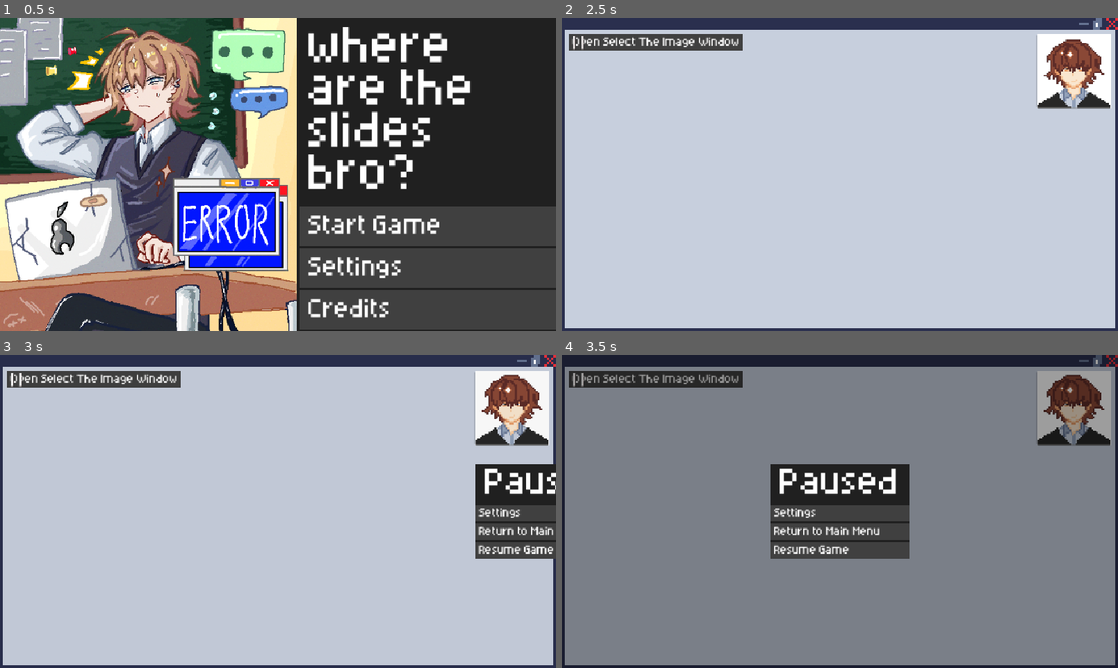
Above: before the commit, frames 1-4 (two rows, left to right).
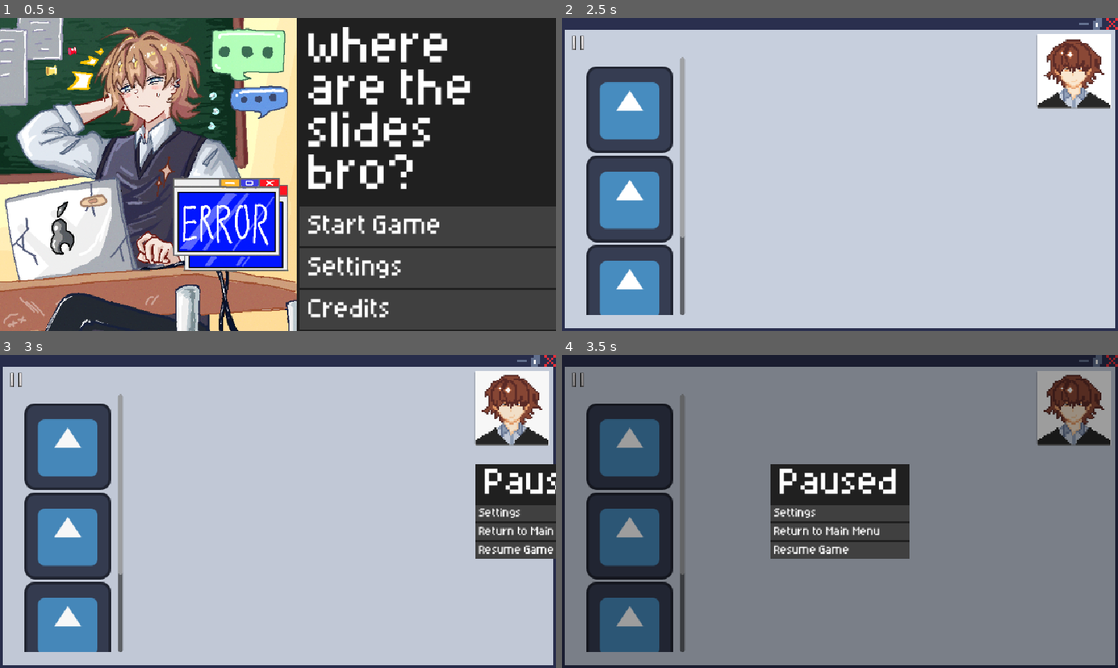
Above: after the commit, the same moments.

Repository: Kageblox/where-are-the-slides-bro
Game: Godot game, scene res://scenes/root_scenes/main_menu_scene.tscn
Same seed, same stepped clock (60 frames per second), same inputs: the game is played once before the commit and once after it. The engine's default icon, where the game draws it, is replaced by a stand-in: a white triangle on a blue panel in a dark square.
Inputs (mouse positions are in pixels of both pictures, inside the frame that each line leads up to):
- Up to frame 1 (0.5 s): no input
- Up to frame 2 (2.5 s): tap Enter at 0.5 s; move the mouse to (990, 224) at 0.52 s; tap Backspace at 0.6, 1.35, 2.1 s; click (990, 224) at 0.67 s; move the mouse to (990, 268) at 1.27 s; click (990, 268) at 1.42 s; move the mouse to (667, 49) at 2.02 s; click (667, 49) at 2.17 s
- Up to frame 3 (3 s): tap Space at 2.75 s; move the mouse to (16, 380) at 2.77 s; tap Backspace at 2.85 s; click (16, 380) at 2.92 s
- Up to frame 4 (3.5 s): no input

Frame 1 is identical in both runs. In frame 2, 14% of the frame differs, in the area x 1-33%, y 5-95%; in frame 3, 14%; in frame 4, 14%.

Commit message:
bs

Diff:
--- a/resources/tweens/button/button_pressed_tween_collection.tres
+++ b/resources/tweens/button/button_pressed_tween_collection.tres
@@ -17,8 +17,8 @@
 [sub_resource type="Resource" id="Resource_p2yjp"]
 script = ExtResource("2_3sqdf")
 property = "modulate"
-initial_val = Color(1.353256, 1.353256, 1.353256, 1)
-final_val = Color(1, 1, 1, 1)
+initial_val = Color(1, 1, 1, 1)
+final_val = Color(1.353256, 1.353256, 1.353256, 1)
 ignore_time_scale = true
 transition = 1
 ease = 1
--- a/scenes/globals/scene_manager.tscn
+++ b/scenes/globals/scene_manager.tscn
@@ -7,11 +7,11 @@
 [node name="SceneManager" type="Node" unique_id=1518897256]
 script = ExtResource("1_oo7j1")
 
-[node name="PauseButton_Pausable" type="CanvasLayer" parent="." unique_id=1011509227]
+[node name="Pause" type="CanvasLayer" parent="." unique_id=1011509227]
 process_mode = 1
 layer = 25
 
-[node name="PauseButton" parent="PauseButton_Pausable" unique_id=596877703 instance=ExtResource("2_uyxjk")]
+[node name="PauseButton" parent="Pause" unique_id=596877703 instance=ExtResource("2_uyxjk")]
 process_mode = 1
 anchors_preset = -1
 anchor_left = 0.013
@@ -22,4 +22,4 @@
 offset_bottom = 32.0
 texture = ExtResource("3_q3nau")
 
-[connection signal="pressed" from="PauseButton_Pausable/PauseButton" to="." method="_on_pause_button_pressed"]
+[connection signal="pressed" from="Pause/PauseButton" to="." method="_on_pause_button_pressed"]
--- a/scenes/prefabs/johann/ui/popups/game/powerpoint_window.tscn
+++ b/scenes/prefabs/johann/ui/popups/game/powerpoint_window.tscn
@@ -8,6 +8,7 @@
 [ext_resource type="Resource" uid="uid://bmkd44jnysda" path="res://resources/tweens/center_fullscreen/center_fullscreen_close.tres" id="6_eid80"]
 [ext_resource type="Texture2D" uid="uid://c8c2rri8c26ku" path="res://images/ui/window/window_frame.png" id="7_h3wdy"]
 [ext_resource type="PackedScene" uid="uid://cnkysvjhscm" path="res://scenes/prefabs/johann/ui/generic/j_label_button.tscn" id="8_eid80"]
+[ext_resource type="PackedScene" uid="uid://bqmmq0q8u4pk" path="res://scenes/prefabs/johann/ui/generic/j_texture_button.tscn" id="9_1iqt4"]
 [ext_resource type="Texture2D" uid="uid://dkncexn3vhqbk" path="res://images/ui/jialing/CalmFace-Sheet.png" id="9_3ufu7"]
 [ext_resource type="Texture2D" uid="uid://b2gykvmxddl87" path="res://images/ui/jialing/StressFace-Sheet.png" id="10_1iqt4"]
 [ext_resource type="Texture2D" uid="uid://dl3xwad6o6x05" path="res://images/ui/jialing/TraumaFace-Sheet.png" id="11_h3wdy"]
@@ -164,14 +165,84 @@
 
 [node name="VBoxContainer" type="VBoxContainer" parent="PanelContainer/Margins/HBoxContainer" unique_id=1192771245]
 layout_mode = 2
+alignment = 2
 
 [node name="OpenSelectTheCorrectImageWindowButton" parent="PanelContainer/Margins/HBoxContainer/VBoxContainer" unique_id=596877703 instance=ExtResource("8_eid80")]
+visible = false
 layout_mode = 2
 text = "Open Select The Image Window"
 
+[node name="NormalEndingButton" parent="PanelContainer/Margins/HBoxContainer/VBoxContainer" unique_id=661877221 instance=ExtResource("8_eid80")]
+visible = false
+layout_mode = 2
+text = "Normal Ending"
+
+[node name="Margins" type="MarginContainer" parent="PanelContainer/Margins/HBoxContainer/VBoxContainer" unique_id=1185184921]
+layout_mode = 2
+size_flags_vertical = 3
+theme_override_constants/margin_left = 15
+theme_override_constants/margin_top = 40
+theme_override_constants/margin_right = 15
+theme_override_constants/margin_bottom = 15
+
+[node name="Scroll" type="ScrollContainer" parent="PanelContainer/Margins/HBoxContainer/VBoxContainer/Margins" unique_id=111192847]
+custom_minimum_size = Vector2(185, 0)
+layout_mode = 2
+size_flags_vertical = 3
+
+[node name="Margins" type="MarginContainer" parent="PanelContainer/Margins/HBoxContainer/VBoxContainer/Margins/Scroll" unique_id=2133339943]
+layout_mode = 2
+theme_override_constants/margin_left = 15
+theme_override_constants/margin_top = 15
+theme_override_constants/margin_right = 15
+theme_override_constants/margin_bottom = 15
+
+[node name="VBoxContainer" type="VBoxContainer" parent="PanelContainer/Margins/HBoxContainer/VBoxContainer/Margins/Scroll/Margins" unique_id=662492040]
+layout_mode = 2
+size_flags_horizontal = 3
+size_flags_vertical = 3
+
+[node name="SlideElement1" parent="PanelContainer/Margins/HBoxContainer/VBoxContainer/Margins/Scroll/Margins/VBoxContainer" unique_id=1056967913 instance=ExtResource("9_1iqt4")]
+custom_minimum_size = Vector2(150, 150)
+custom_maximum_size = Vector2(150, 150)
+layout_mode = 2
+
+[node name="SlideElement2" parent="PanelContainer/Margins/HBoxContainer/VBoxContainer/Margins/Scroll/Margins/VBoxContainer" unique_id=606643699 instance=ExtResource("9_1iqt4")]
+custom_minimum_size = Vector2(150, 150)
+custom_maximum_size = Vector2(150, 150)
+layout_mode = 2
+
+[node name="SlideElement3" parent="PanelContainer/Margins/HBoxContainer/VBoxContainer/Margins/Scroll/Margins/VBoxContainer" unique_id=1514643722 instance=ExtResource("9_1iqt4")]
+custom_minimum_size = Vector2(150, 150)
+custom_maximum_size = Vector2(150, 150)
+layout_mode = 2
+
+[node name="SlideElement4" parent="PanelContainer/Margins/HBoxContainer/VBoxContainer/Margins/Scroll/Margins/VBoxContainer" unique_id=532169326 instance=ExtResource("9_1iqt4")]
+custom_minimum_size = Vector2(150, 150)
+custom_maximum_size = Vector2(150, 150)
+layout_mode = 2
+
 [node name="VBoxContainer2" type="VBoxContainer" parent="PanelContainer/Margins/HBoxContainer" unique_id=891327416]
 layout_mode = 2
 size_flags_horizontal = 3
+
+[node name="SlideEditor" type="Control" parent="PanelContainer/Margins/HBoxContainer/VBoxContainer2" unique_id=241975847]
+layout_mode = 2
+size_flags_vertical = 3
+
+[node name="SpawnPoint" type="Control" parent="PanelContainer/Margins/HBoxContainer/VBoxContainer2/SlideEditor" unique_id=743688536]
+layout_mode = 1
+anchors_preset = 8
+anchor_left = 0.5
+anchor_top = 0.5
+anchor_right = 0.5
+anchor_bottom = 0.5
+offset_left = -20.0
+offset_top = -20.0
+offset_right = 20.0
+offset_bottom = 20.0
+grow_horizontal = 2
+grow_vertical = 2
 
 [node name="VBoxContainer3" type="VBoxContainer" parent="PanelContainer/Margins/HBoxContainer" unique_id=2094463807]
 layout_mode = 2
@@ -202,3 +273,4 @@
 frame_progress = 0.25917357
 
 [connection signal="pressed" from="PanelContainer/Margins/HBoxContainer/VBoxContainer/OpenSelectTheCorrectImageWindowButton" to="." method="_on_open_select_the_correct_image_window_button_pressed"]
+[connection signal="pressed" from="PanelContainer/Margins/HBoxContainer/VBoxContainer/NormalEndingButton" to="." method="_on_normal_ending_button_pressed"]
--- /dev/null
+++ b/scenes/root_scenes/normal_ending_scene.tscn
@@ -0,0 +1,90 @@
+[gd_scene format=3 uid="uid://bq8r5rjqpwcto"]
+
+[ext_resource type="Script" uid="uid://cnlqxxardynp6" path="res://scripts/johann/root_scene/normal_ending_scene.gd" id="1_7ljwq"]
+[ext_resource type="Texture2D" uid="uid://ck1d7oyr4f8ai" path="res://images/cutscenes/normal_ending/1.png" id="2_7ljwq"]
+[ext_resource type="PackedScene" uid="uid://bqmmq0q8u4pk" path="res://scenes/prefabs/johann/ui/generic/j_texture_button.tscn" id="2_8xug5"]
+[ext_resource type="Texture2D" uid="uid://dbki2kqe3wuai" path="res://images/ui/cutscene/wallpaper.JPG" id="2_wg0fc"]
+[ext_resource type="Texture2D" uid="uid://y0emwyti25m7" path="res://images/ui/cutscene/right.png" id="4_w0yg6"]
+
+[node name="NormalEndingScene" type="Node" unique_id=822257853]
+script = ExtResource("1_7ljwq")
+
+[node name="Background" type="TextureRect" parent="." unique_id=461461344]
+self_modulate = Color(0.48178947, 0.48178947, 0.48178947, 1)
+anchors_preset = 15
+anchor_right = 1.0
+anchor_bottom = 1.0
+grow_horizontal = 2
+grow_vertical = 2
+texture = ExtResource("2_wg0fc")
+
+[node name="Slides" type="HBoxContainer" parent="Background" unique_id=2053574506]
+layout_mode = 1
+anchors_preset = 15
+anchor_right = 1.0
+anchor_bottom = 1.0
+grow_horizontal = 2
+grow_vertical = 2
+alignment = 1
+
+[node name="Previous_Control" type="Control" parent="Background/Slides" unique_id=63304109]
+layout_mode = 2
+size_flags_horizontal = 3
+size_flags_vertical = 3
+
+[node name="PreviousButton" parent="Background/Slides/Previous_Control" unique_id=596877703 instance=ExtResource("2_8xug5")]
+texture_filter = 1
+layout_mode = 1
+anchors_preset = 8
+anchor_left = 0.5
+anchor_top = 0.5
+anchor_right = 0.5
+anchor_bottom = 0.5
+offset_left = -100.0
+offset_top = -100.0
+offset_right = 100.0
+offset_bottom = 100.0
+grow_horizontal = 2
+grow_vertical = 2
+texture = ExtResource("4_w0yg6")
+flip_h = true
+flip_v = true
+
+[node name="Slides" type="MarginContainer" parent="Background/Slides" unique_id=293496964]
+layout_mode = 2
+size_flags_horizontal = 3
+size_flags_vertical = 3
+theme_override_constants/margin_left = 60
+theme_override_constants/margin_top = 60
+theme_override_constants/margin_right = 60
+theme_override_constants/margin_bottom = 60
+
+[node name="0" type="TextureRect" parent="Background/Slides/Slides" unique_id=1497859385]
+layout_mode = 2
+texture = ExtResource("2_7ljwq")
+expand_mode = 3
+stretch_mode = 5
+
+[node name="Next_Control" type="Control" parent="Background/Slides" unique_id=1678032067]
+layout_mode = 2
+size_flags_horizontal = 3
+size_flags_vertical = 3
+
+[node name="NextButton" parent="Background/Slides/Next_Control" unique_id=911783596 instance=ExtResource("2_8xug5")]
+texture_filter = 1
+layout_mode = 1
+anchors_preset = 8
+anchor_left = 0.5
+anchor_top = 0.5
+anchor_right = 0.5
+anchor_bottom = 0.5
+offset_left = -100.0
+offset_top = -100.0
+offset_right = 100.0
+offset_bottom = 100.0
+grow_horizontal = 2
+grow_vertical = 2
+texture = ExtResource("4_w0yg6")
+
+[connection signal="pressed" from="Background/Slides/Previous_Control/PreviousButton" to="." method="_on_previous_button_pressed"]
+[connection signal="pressed" from="Background/Slides/Next_Control/NextButton" to="." method="_on_next_button_pressed"]
--- a/scripts/johann/global/scene_manager.gd
+++ b/scripts/johann/global/scene_manager.gd
@@ -1,7 +1,13 @@
 extends Node
 
-var old_scene: Root_Scene = null
-var current_scene: Root_Scene = null
+## Scenes
+var main_menu_scene_path = "res://scenes/root_scenes/main_menu_scene.tscn"
+var gameplay_scene_path = "res://scenes/root_scenes/gameplay_scene.tscn"
+var normal_ending_scene_path = "res://scenes/root_scenes/normal_ending_scene.tscn"
+
+
+var old_scene: RootScene = null
+var current_scene: RootScene = null
 
 var loading_screen_opening = false
 var loading_screen_closing = false
@@ -13,8 +19,8 @@
 
 func _ready():
 	var root = get_tree().get_root()
-	current_scene = root.get_child( root.get_child_count() -1 ) as Root_Scene
-	$PauseButton_Pausable/PauseButton.visible = current_scene.pausable
+	current_scene = root.get_child( root.get_child_count() -1 ) as RootScene
+	$Pause/PauseButton.visible = current_scene.pausable
 
 func goto_scene(path):
 	PopupManager.close_all_popups()
@@ -40,7 +46,7 @@
 				var new_scene = ResourceLoader.load_threaded_get(loading_path)
 				loading_path = null
 				old_scene = current_scene
-				current_scene = new_scene.instantiate() as Root_Scene
+				current_scene = new_scene.instantiate() as RootScene
 
 	if loading_popup and loading_path == null and not loading_screen_opening:
 		get_tree().root.add_child(current_scene)
@@ -49,7 +55,7 @@
 		old_scene.queue_free()
 		loading_popup.close()
 		loading_popup = null
-		$PauseButton_Pausable/PauseButton.visible = current_scene.pausable
+		$Pause/PauseButton.visible = current_scene.pausable
 
 func _on_pause_button_pressed() -> void:
 	PopupManager.open_popup(PopupManager.paused_popup)
--- /dev/null
+++ b/scripts/johann/root_scene/cutscene_scene.gd
@@ -0,0 +1,7 @@
+class_name CutsceneScene extends RootScene
+
+func _on_next_button_pressed() -> void:
+	print("next")
+
+func _on_previous_button_pressed() -> void:
+	print("previous")
--- a/scripts/johann/root_scene/gameplay_scene.gd
+++ b/scripts/johann/root_scene/gameplay_scene.gd
@@ -1,4 +1,4 @@
-class_name GameplayScene extends Root_Scene
+class_name GameplayScene extends RootScene
 
 func _ready() -> void:
 	PopupManager.open_popup(PopupManager.powerpoint_window)
--- a/scripts/johann/root_scene/main_menu_scene.gd
+++ b/scripts/johann/root_scene/main_menu_scene.gd
@@ -1,7 +1,7 @@
-class_name MainMenuScene extends Root_Scene
+class_name MainMenuScene extends RootScene
 
 func _on_settings_button_pressed() -> void:
 	PopupManager.open_popup(PopupManager.settings_popup)
 
 func _on_start_game_button_pressed() -> void:
-	SceneManager.goto_scene("res://scenes/root_scenes/gameplay_scene.tscn")
+	SceneManager.goto_scene(SceneManager.gameplay_scene_path)
--- /dev/null
+++ b/scripts/johann/root_scene/normal_ending_scene.gd
@@ -0,0 +1 @@
+class_name NormalEndingScene extends CutsceneScene
--- a/scripts/johann/root_scene/root_scene.gd
+++ b/scripts/johann/root_scene/root_scene.gd
@@ -1,3 +1,3 @@
-class_name Root_Scene extends Node
+class_name RootScene extends Node
 
 @export var pausable: bool = true
--- a/scripts/johann/ui/j_texture_button.gd
+++ b/scripts/johann/ui/j_texture_button.gd
@@ -13,5 +13,20 @@
 			$GFX/Texture.texture = value
 		_texture = value
 
+
+@export var flip_h: bool = false:
+	get:
+		return $GFX/Texture.flip_h
+	set(value):
+		$GFX/Texture.flip_h = value
+
+
+@export var flip_v: bool = false:
+	get:
+		return $GFX/Texture.flip_h
+	set(value):
+		$GFX/Texture.flip_h = value
+
+
 func _ready() -> void:
 	$GFX/Texture.texture = _texture
--- a/scripts/johann/ui/popups/game/powerpoint_window.gd
+++ b/scripts/johann/ui/popups/game/powerpoint_window.gd
@@ -7,3 +7,10 @@
 
 func _on_open_select_the_correct_image_window_button_pressed() -> void:
 	PopupManager.open_popup(PopupManager.select_the_correct_image_window)
+
+func _on_normal_ending_button_pressed() -> void:
+	SceneManager.goto_scene(SceneManager.normal_ending_scene_path)
+
+
+func _on_spawnlist_item_clicked(index: int, at_position: Vector2, mouse_button_index: int) -> void:
+	pass # Replace with function body.
--- a/scripts/johann/ui/popups/system/paused_popup.gd
+++ b/scripts/johann/ui/popups/system/paused_popup.gd
@@ -16,7 +16,7 @@
 				"No"
 			],
 			[
-				func(): SceneManager.goto_scene("res://scenes/root_scenes/main_menu_scene.tscn"),
+				func(): SceneManager.goto_scene(SceneManager.main_menu_scene_path),
 				func(): pass
 			]
 		])
--- /dev/null
+++ b/scripts/rishi/slide_area.gd
@@ -0,0 +1,23 @@
+class_name SlideArea
+extends Control
+
+const IMAGE_SIZE := Vector2(128, 128)
+
+
+func _ready() -> void:
+	clip_contents = true
+
+
+func insert_image(texture: Texture2D) -> void:
+	var img := SlideImage.new()
+	img.texture = texture
+	img.size = IMAGE_SIZE
+	img.position = (size - IMAGE_SIZE) / 2
+	add_child(img)
+	img.select()
+
+
+func _gui_input(event: InputEvent) -> void:
+	if event is InputEventMouseButton and event.pressed and event.button_index == MOUSE_BUTTON_LEFT:
+		for img in get_tree().get_nodes_in_group("slide_images"):
+			img.set_selected(false)
--- /dev/null
+++ b/scripts/rishi/slide_image.gd
@@ -0,0 +1,153 @@
+class_name SlideImage
+extends Control
+
+
+const HANDLE_SIZE := 8.0
+const ROTATE_GAP := 24.0
+const MIN_SIZE := 16.0
+
+const BLUE := Color("0c0293")
+const YELLOW := Color("e2b714")
+
+var texture: Texture2D
+var selected := false
+
+var mode := ""               # "" / "move" / "resize" / "rotate"
+var grab_offset := Vector2.ZERO
+
+
+func _ready() -> void:
+	add_to_group("slide_images")
+	pivot_offset_ratio = Vector2(0.5, 0.5)
+	texture_filter = TEXTURE_FILTER_NEAREST
+
+
+
+func set_selected(value: bool) -> void:
+	selected = value
+	queue_redraw()
+
+
+func select() -> void:
+	for img in get_tree().get_nodes_in_group("slide_images"):
+		img.set_selected(false)
+	set_selected(true)
+	move_to_front()
+
+
+
+func _draw() -> void:
+	var whole_picture := Rect2(Vector2.ZERO, size)
+	if texture:
+		draw_texture_rect(texture, whole_picture, false)
+	if not selected:
+		return
+
+	draw_rect(whole_picture, BLUE, false, 2.0)
+
+	draw_handle_square(top_left())
+	draw_handle_square(top_right())
+	draw_handle_square(bottom_left())
+	draw_handle_square(bottom_right())
+
+	var top_middle := Vector2(size.x / 2, 0)
+	draw_line(top_middle, rotate_handle(), BLUE, 2.0)
+	draw_circle(rotate_handle(), HANDLE_SIZE / 2, YELLOW)
+
+
+func draw_handle_square(centre: Vector2) -> void:
+	var top_left_of_square := centre - Vector2(HANDLE_SIZE, HANDLE_SIZE) / 2
+	draw_rect(Rect2(top_left_of_square, Vector2(HANDLE_SIZE, HANDLE_SIZE)), Color.WHITE)
+
+
+func top_left() -> Vector2:
+	return Vector2(0, 0)
+
+func top_right() -> Vector2:
+	return Vector2(size.x, 0)
+
+func bottom_left() -> Vector2:
+	return Vector2(0, size.y)
+
+func bottom_right() -> Vector2:
+	return Vector2(size.x, size.y)
+
+func rotate_handle() -> Vector2:
+	return Vector2(size.x / 2, -ROTATE_GAP)     # middle of the top edge, then a bit higher
+
+
+
+func is_on_rotate_handle(point: Vector2) -> bool:
+	return point.distance_to(rotate_handle()) <= HANDLE_SIZE
+
+
+func is_on_corner(point: Vector2) -> bool:
+	return (point.distance_to(top_left()) <= HANDLE_SIZE
+		or point.distance_to(top_right()) <= HANDLE_SIZE
+		or point.distance_to(bottom_left()) <= HANDLE_SIZE
+		or point.distance_to(bottom_right()) <= HANDLE_SIZE)
+
+
+
+func _has_point(point: Vector2) -> bool:
+	if Rect2(Vector2.ZERO, size).has_point(point):
+		return true
+	return selected and (is_on_rotate_handle(point) or is_on_corner(point))
+
+
+
+func _gui_input(event: InputEvent) -> void:
+	if event is InputEventMouseButton and event.button_index == MOUSE_BUTTON_LEFT:
+		if event.pressed:
+			mouse_pressed(event.position)
+		else:
+			mode = ""
+		accept_event()
+
+	elif event is InputEventMouseMotion:
+		mouse_moved(event.position)
+
+
+
+func mouse_pressed(mouse: Vector2) -> void:
+	select()
+	if is_on_rotate_handle(mouse):
+		mode = "rotate"
+	elif is_on_corner(mouse):
+		mode = "resize"
+	else:
+		mode = "move"
+		var mouse_on_slide := get_transform() * mouse
+		grab_offset = mouse_on_slide - position  # remember where in the picture we grabbed
+
+
+func mouse_moved(mouse: Vector2) -> void:
+	var mouse_on_slide := get_transform() * mouse
+	if mode == "move":
+		position = mouse_on_slide - grab_offset
+	elif mode == "resize":
+		resize(mouse)
+	elif mode == "rotate":
+		rotate_to(mouse_on_slide)
+
+
+func resize(mouse: Vector2) -> void:
+	var centre_on_slide := position + size / 2
+	var half_width := size.x / 2
+	var half_height := size.y / 2
+	# How far the mouse is from the centre, sideways and up/down:
+	var mouse_dx := absf(mouse.x - half_width)
+	var mouse_dy := absf(mouse.y - half_height)
+	# How many times bigger the picture must get to reach the mouse (the larger of the two):
+	var scale_by := maxf(mouse_dx / half_width, mouse_dy / half_height)
+
+	var new_width := maxf(size.x * scale_by, MIN_SIZE)
+	var new_height := maxf(size.y * scale_by, MIN_SIZE)
+	size = Vector2(new_width, new_height)
+	position = centre_on_slide - size / 2
+
+
+func rotate_to(mouse_on_slide: Vector2) -> void:
+	var centre_on_slide := position + size / 2
+	var direction := mouse_on_slide - centre_on_slide
+	rotation = direction.angle() + PI / 2
--- /dev/null
+++ b/scripts/rishi/typing_box.gd
@@ -0,0 +1,101 @@
+class_name TypingBox
+extends RichTextLabel
+
+
+signal typing_done(wpm: float, accuracy: float)
+
+@export var target_text := "where are the slides bro"
+@export var right_color := Color("1e6f50")
+@export var wrong_color := Color("c0263a")
+@export var todo_color := Color("8b93a8")
+
+var typed := ""
+var keys_pressed := 0
+var keys_right := 0
+var start_time := -1.0
+var done := false
+
+
+func _ready() -> void:
+	bbcode_enabled = true
+	focus_mode = Control.FOCUS_ALL
+	focus_entered.connect(show_text)
+	focus_exited.connect(show_text)
+	grab_focus()
+	show_text()
+
+
+func _gui_input(event: InputEvent) -> void:
+	if done or not (event is InputEventKey) or not event.pressed:
+		return
+
+	if event.keycode == KEY_BACKSPACE:
+		typed = typed.left(typed.length() - 1)
+	elif event.unicode >= 32:
+		type_letter(char(event.unicode))
+	else:
+		return
+
+	accept_event()
+	show_text()
+
+
+func type_letter(letter: String) -> void:
+	if typed.length() >= target_text.length():
+		return
+
+	if start_time < 0.0:
+		start_time = Time.get_ticks_msec() / 1000.0
+
+	var letter_we_wanted := target_text[typed.length()]
+	keys_pressed += 1
+	if letter == letter_we_wanted:
+		keys_right += 1
+	typed += letter
+
+	if typed == target_text:
+		done = true
+		typing_done.emit(wpm(), accuracy())
+
+
+func show_text() -> void:
+	var result := ""
+	for i in target_text.length():
+		var letter := target_text[i]
+		var color := todo_color
+
+		if i < typed.length():
+			if typed[i] == letter:
+				color = right_color
+			else:
+				color = wrong_color
+				if letter == " ":
+					letter = "_"
+
+		var piece := "[color=#%s]%s[/color]" % [color.to_html(false), letter]
+
+		var is_next_letter := (i == typed.length())
+		if is_next_letter and has_focus():
+			piece = "[u]" + piece + "[/u]"
+
+		result += piece
+	text = result
+
+
+func accuracy() -> float:
+	if keys_pressed == 0:
+		return 100.0
+	return 100.0 * keys_right / keys_pressed
+
+
+func wpm() -> float:
+	if start_time < 0.0:
+		return 0.0
+	var seconds := Time.get_ticks_msec() / 1000.0 - start_time
+	var minutes := maxf(seconds / 60.0, 0.001)    # maxf stops us dividing by zero
+
+	var right_letters := 0
+	for i in typed.length():
+		if typed[i] == target_text[i]:
+			right_letters += 1
+	return (right_letters / 5.0) / minutes
Binary file added: images/cutscenes/normal_ending/1.png
Not shown, added: images/cutscenes/normal_ending/1.png.import
Binary file added: images/cutscenes/normal_ending/10.png
Not shown, added: images/cutscenes/normal_ending/10.png.import
Binary file added: images/cutscenes/normal_ending/2.png
Not shown, added: images/cutscenes/normal_ending/2.png.import
Binary file added: images/cutscenes/normal_ending/3.png
Not shown, added: images/cutscenes/normal_ending/3.png.import
Binary file added: images/cutscenes/normal_ending/4.png
Not shown, added: images/cutscenes/normal_ending/4.png.import
Binary file added: images/cutscenes/normal_ending/5.png
Not shown, added: images/cutscenes/normal_ending/5.png.import
(and 17 more such lines)
